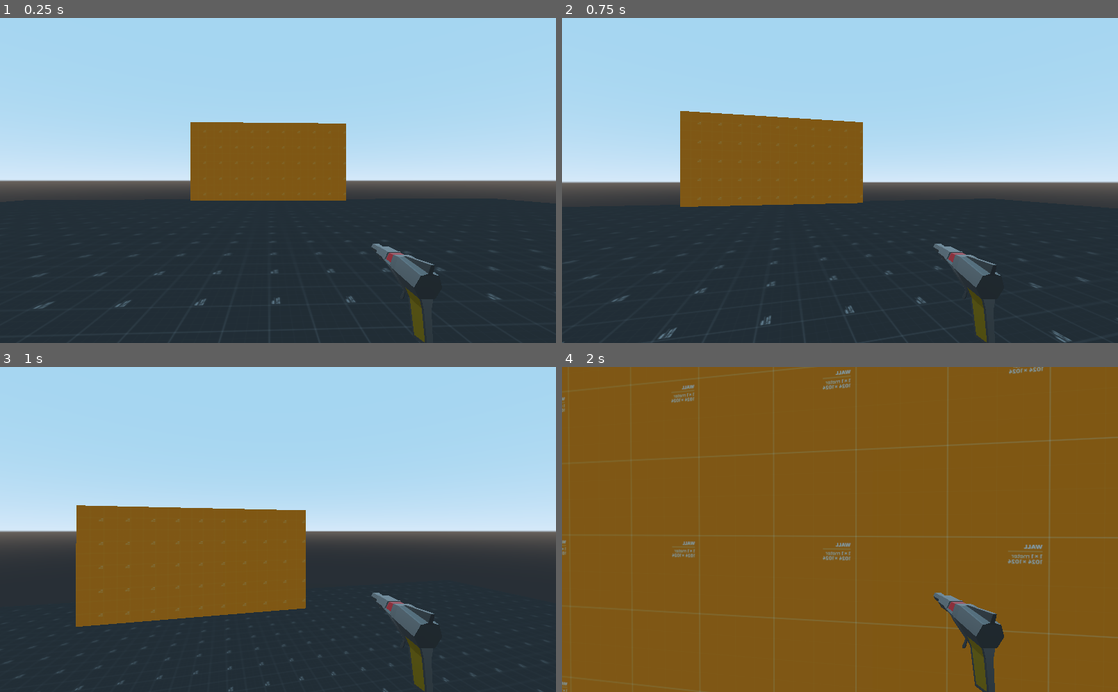
Above: before the commit, frames 1-4 (two rows, left to right).
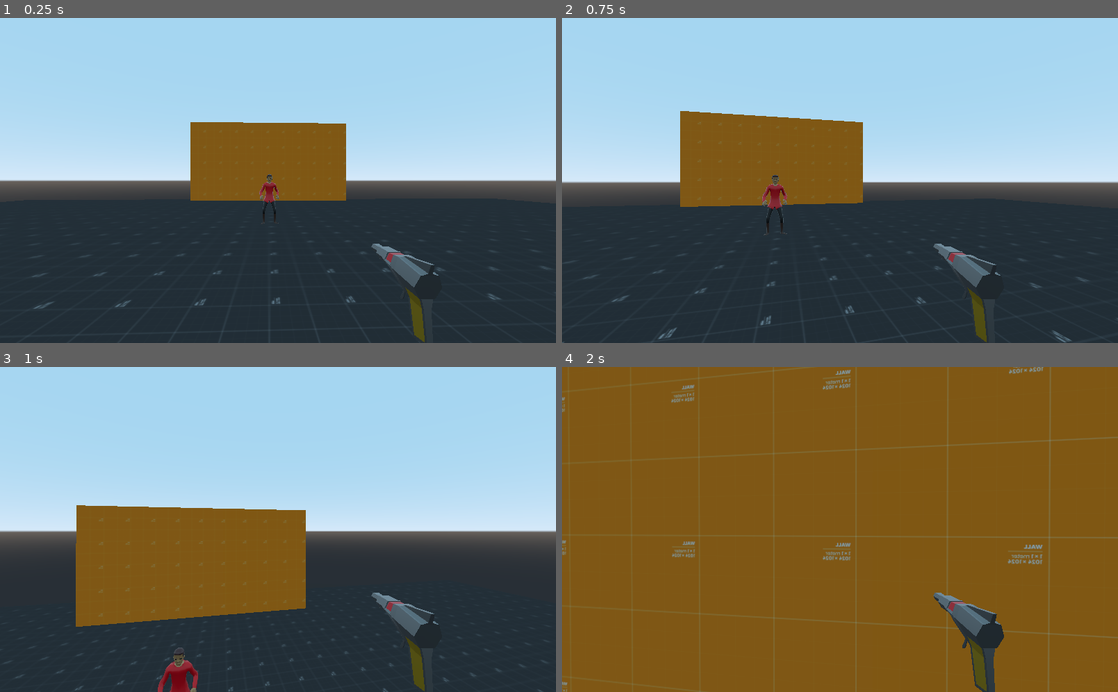
Above: after the commit, the same moments.

Repository: TinyZilla/BGJ2022
Game: Godot game, scene res://Source/Levels/TestLevel.tscn
Same seed, same stepped clock (60 frames per second), same inputs: the game is played once before the commit and once after it.
Inputs (mouse positions are in pixels of both pictures, inside the frame that each line leads up to):
- Up to frame 1 (0.25 s): no input
- Up to frame 2 (0.75 s): tap Enter (ui_accept) at 0.5 s; move the mouse to (867, 180) at 0.52 s; hold W (movement_up) from 0.53 s (still down); tap Shift (movement_sprint) at 0.6 s
- Up to frame 3 (1 s): keep holding W (movement_up); tap Space (movement_jump) at 0.77 s
- Up to frame 4 (2 s): keep holding W (movement_up); move the mouse to (812, 529) at 1.27 s; tap Shift (movement_sprint) at 1.35 s; tap Space (movement_jump) at 1.52 s

The runs differ from the first frame. In frame 1, 0.2% of the frame differs, in the area x 46-51%, y 48-64%; in frame 2, 0.3%; in frame 3, 0.5%, in the area x 28-36%, y 86-100%; in frame 4, nothing differs.

Commit message:
Added Pirate to test scene for test

Diff:
--- a/Source/Levels/TestLevel.tscn
+++ b/Source/Levels/TestLevel.tscn
@@ -1,8 +1,9 @@
-[gd_scene load_steps=10 format=2]
+[gd_scene load_steps=11 format=2]
 
 [ext_resource path="res://Textures/texture_13.png" type="Texture" id=1]
 [ext_resource path="res://Source/Player/Player.tscn" type="PackedScene" id=2]
 [ext_resource path="res://Textures/texture_01.png" type="Texture" id=3]
+[ext_resource path="res://Models/PirateEnemy/pirate_enemy_01.gltf" type="PackedScene" id=4]
 
 [sub_resource type="BoxShape" id=1]
 extents = Vector3( 20, 0.5, 20 )
@@ -59,3 +60,6 @@
 
 [node name="Player" parent="." instance=ExtResource( 2 )]
 transform = Transform( -0.0373762, 0, -0.999301, 0, 1, 0, 0.999301, 0, -0.0373762, 0, 0, 0 )
+
+[node name="pirate_enemy_01" parent="." instance=ExtResource( 4 )]
+transform = Transform( -4.37114e-08, 0, -1, 0, 1, 0, 1, 0, -4.37114e-08, 8.79571, 0, 0 )
